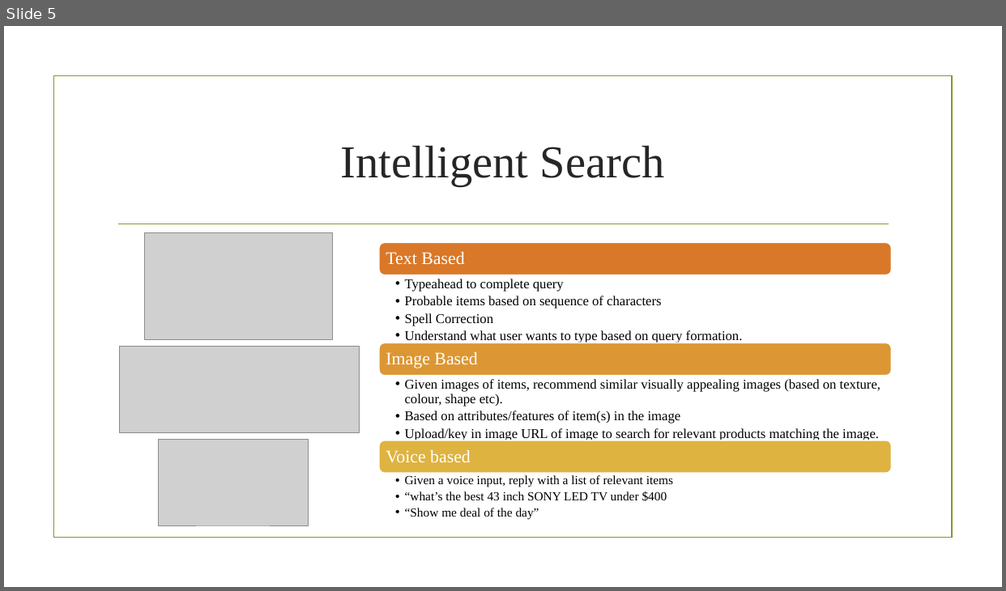
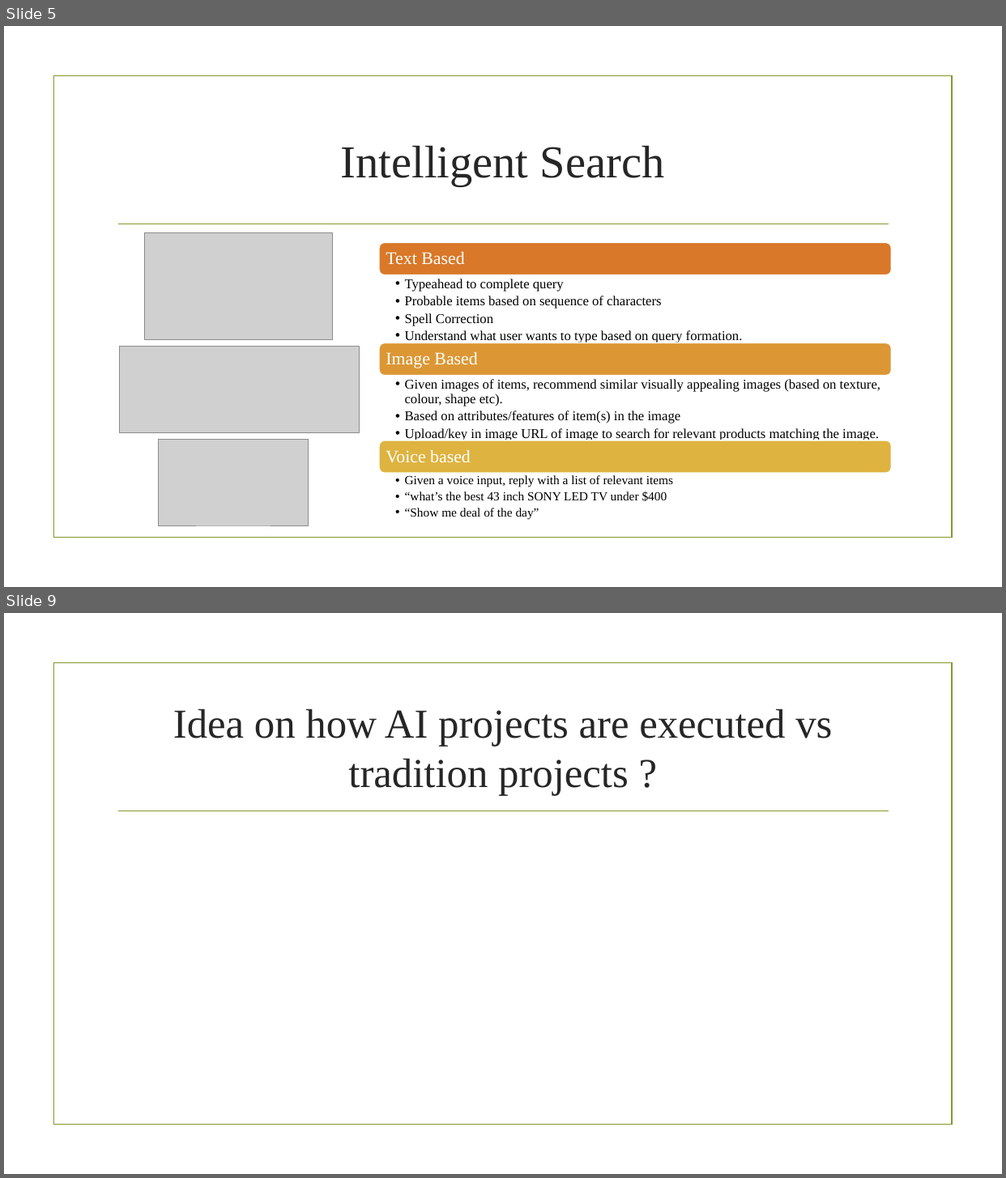
Before and after one commit to nitindatta/fuzze, a slide deck: cognitive-ecommercev0.1.pptx. Shown one above the other, each under a label of ours: slide 5 before the commit, slides 5 and 9 after it; the slides between them are not shown. The pictures are 1006x591 and 1006x1178 pixels, drawn with LibreOffice and Linux fonts; fonts in the diff are those of the drawing; grey boxes stand for pictures; background and template pictures are left out. Boxes give left, top, right and bottom in pixels: in the first picture for what was removed or moved away, otherwise in the second. Text is boxed around its words. In the diff, an @@ line names an element or a change of style, - is before the commit and + after.

```diff
--- a/cognitive-ecommercev0.1.pptx
+++ b/cognitive-ecommercev0.1.pptx
@@ slide 9 added at (x1=4, y1=613, x2=1002, y2=1174), background picture (left out); not listed: 2 template elements that a slide beside it also shows @@
@@ title added at (x1=173, y1=709, x2=832, y2=796), 39.6 pt, text #262626 @@
+Idea on how AI projects are executed vs tradition projects ?
```
Also in this commit, not shown: 1 slide changed, 2 other slides added.
